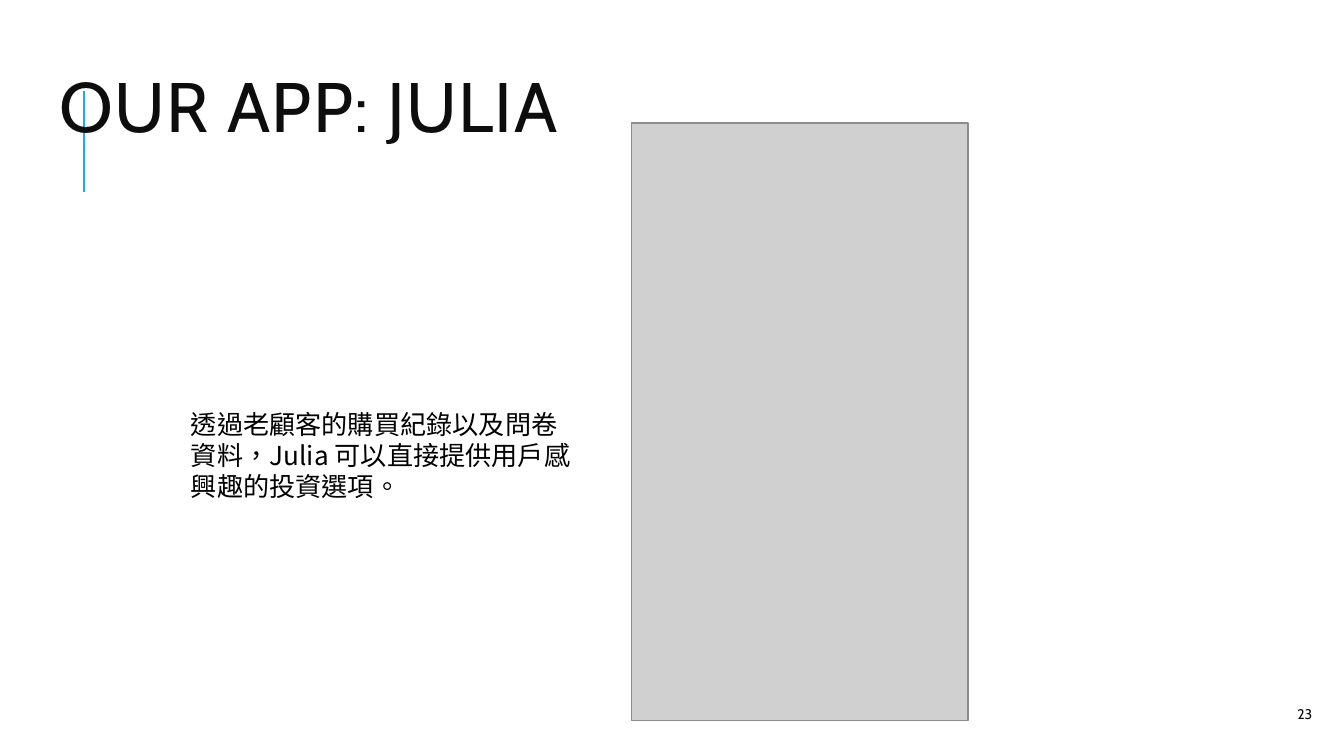
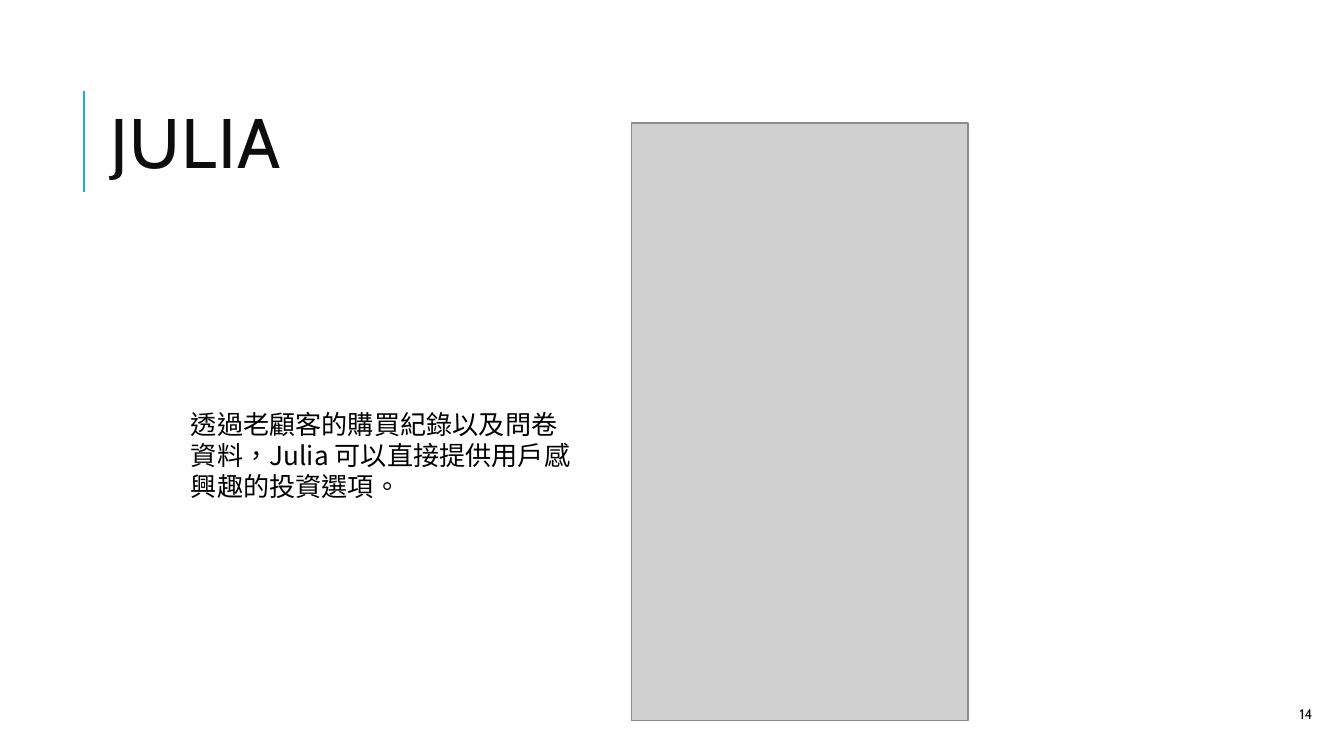
Before and after one commit to thtang/Fintech-Text-Mining-and-Machine-Learning, a slide deck: slide 14 of final/Fintech_final.pptx (slide 23 before the commit). Drawn at 1344x756 pixels with LibreOffice and Linux fonts; fonts in the diff are those of the drawing; grey boxes stand for pictures. Boxes give left, top, right and bottom in pixels: in the first picture for what was removed or moved away, otherwise in the second. Text is boxed around its words. In the diff, an @@ line names an element or a change of style, - is before the commit and + after.

```diff
--- a/final/Fintech_final.pptx
+++ b/final/Fintech_final.pptx
@@ title at [111,119,281,180]: text changed @@
-OUR APP: JULIA
+JULIA
@@ page number at [1300,709,1313,719]: text changed @@
-23
+14
```
Also in this commit, not shown: 10 other slides changed, 1 slide added, 10 slides removed.
